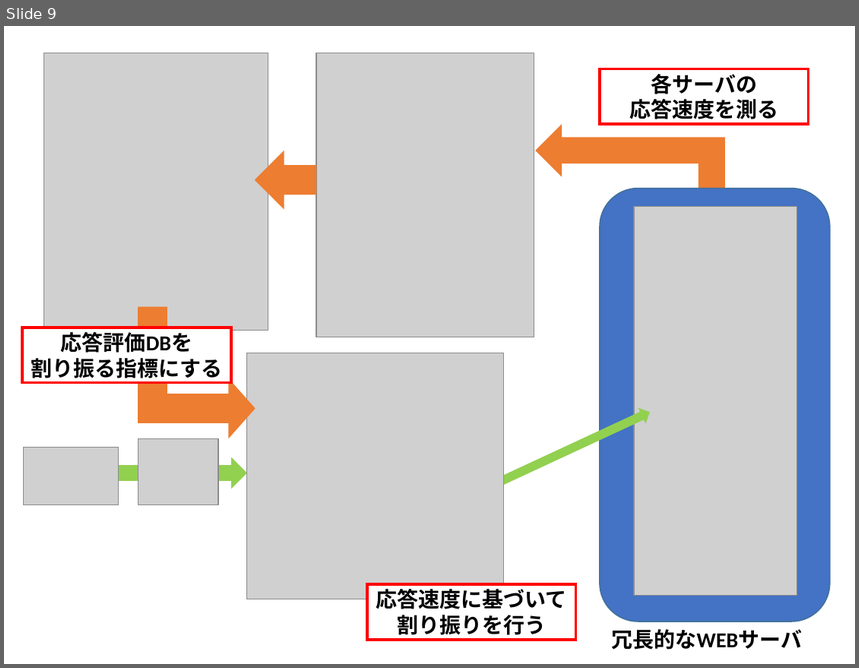
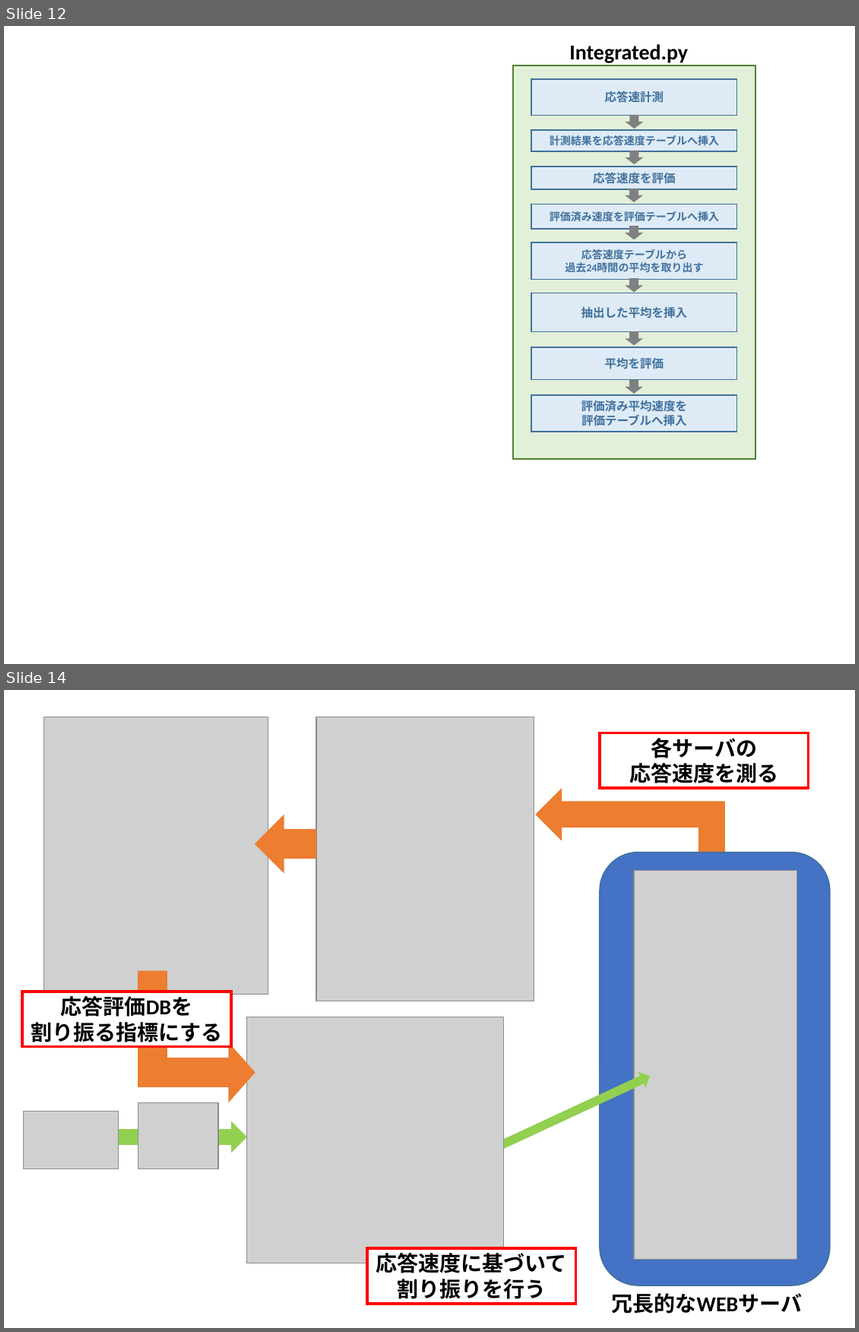
Before and after one commit to kait-takanolab/1821086_matsuo_thesis, a slide deck: meeting/1821086_matsuo_Chart.pptx. Shown one above the other, each under a label of ours: slide 9 before the commit, slides 12 and 14 after it; the slides between them are not shown. The pictures are 859x668 and 859x1332 pixels, drawn with LibreOffice and Linux fonts; fonts in the diff are those of the drawing; grey boxes stand for pictures; background and template pictures are left out. Boxes give left, top, right and bottom in pixels: in the first picture for what was removed or moved away, otherwise in the second. Text is boxed around its words. In the diff, an @@ line names an element or a change of style, - is before the commit and + after.

```diff
--- a/meeting/1821086_matsuo_Chart.pptx
+++ b/meeting/1821086_matsuo_Chart.pptx
@@ slide 12 added at bbox=[4, 26, 855, 664], background #FFFFFF @@
@@ text added at bbox=[569, 44, 688, 63], 18 pt, text #000000, bold @@
+Integrated.py
@@ rectangle added at bbox=[513, 66, 756, 459], fill #E2F0D9, outline #538035 1 pt @@
@@ rectangle added at bbox=[531, 78, 737, 114], fill #DEEBF7, outline #41719C 1 pt, 10 pt, text #41719C, bold @@
+応答速計測
@@ down arrow added at bbox=[626, 114, 643, 128], fill #808080 @@
@@ rectangle added at bbox=[531, 130, 737, 151], fill #DEEBF7, outline #41719C 1 pt, 9 pt, text #41719C, bold @@
+計測結果を応答速度テーブルへ挿入
@@ down arrow added at bbox=[626, 151, 643, 164], fill #808080 @@
@@ rectangle added at bbox=[531, 167, 737, 189], fill #DEEBF7, outline #41719C 1 pt, 10 pt, text #41719C, bold @@
+応答速度を評価
@@ rectangle added at bbox=[531, 205, 737, 230], fill #DEEBF7, outline #41719C 1 pt, 9 pt, text #41719C, bold @@
+評価済み速度を評価テーブルへ挿入
@@ down arrow added at bbox=[626, 189, 643, 202], fill #808080 @@
@@ down arrow added at bbox=[626, 226, 643, 240], fill #808080 @@
@@ rectangle added at bbox=[531, 242, 737, 279], fill #DEEBF7, outline #41719C 1 pt, 9 pt, text #41719C, bold @@
+応答速度テーブルから
+過去24時間の平均を取り出す
@@ rectangle added at bbox=[531, 294, 737, 332], fill #DEEBF7, outline #41719C 1 pt, 10 pt, text #41719C, bold @@
+抽出した平均を挿入
@@ down arrow added at bbox=[626, 279, 643, 293], fill #808080 @@
@@ down arrow added at bbox=[626, 332, 643, 345], fill #808080 @@
@@ rectangle added at bbox=[531, 347, 737, 380], fill #DEEBF7, outline #41719C 1 pt, 10 pt, text #41719C, bold @@
+平均を評価
@@ down arrow added at bbox=[626, 380, 643, 394], fill #808080 @@
@@ rectangle added at bbox=[531, 395, 737, 432], fill #DEEBF7, outline #41719C 1 pt, 10 pt, text #41719C, bold @@
+評価済み平均速度を
+評価テーブルへ挿入
@@ what was slide 9 is now slide 14 @@
```
Also in this commit, not shown: 2 slides changed, 5 other slides added.
